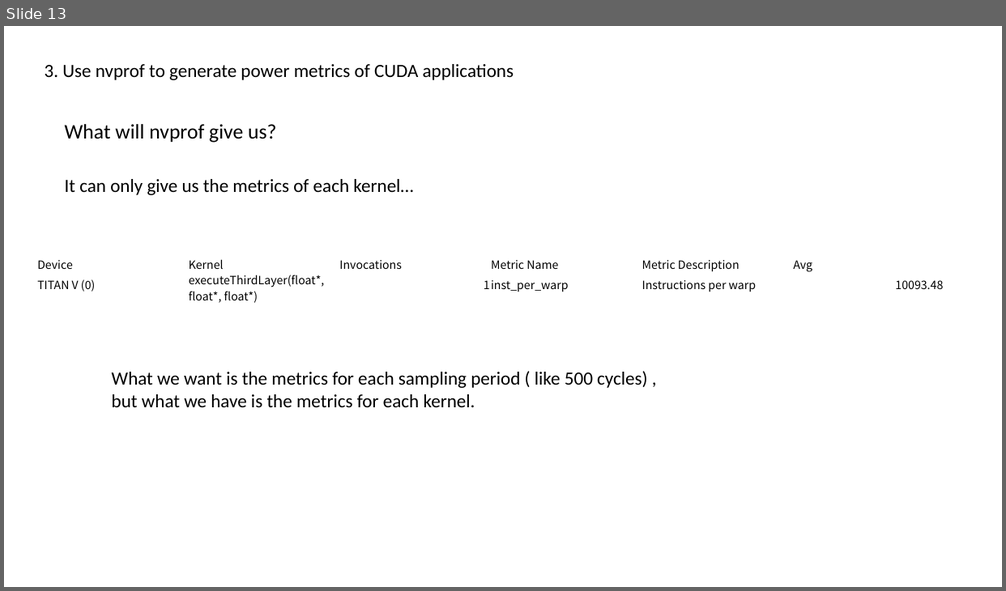
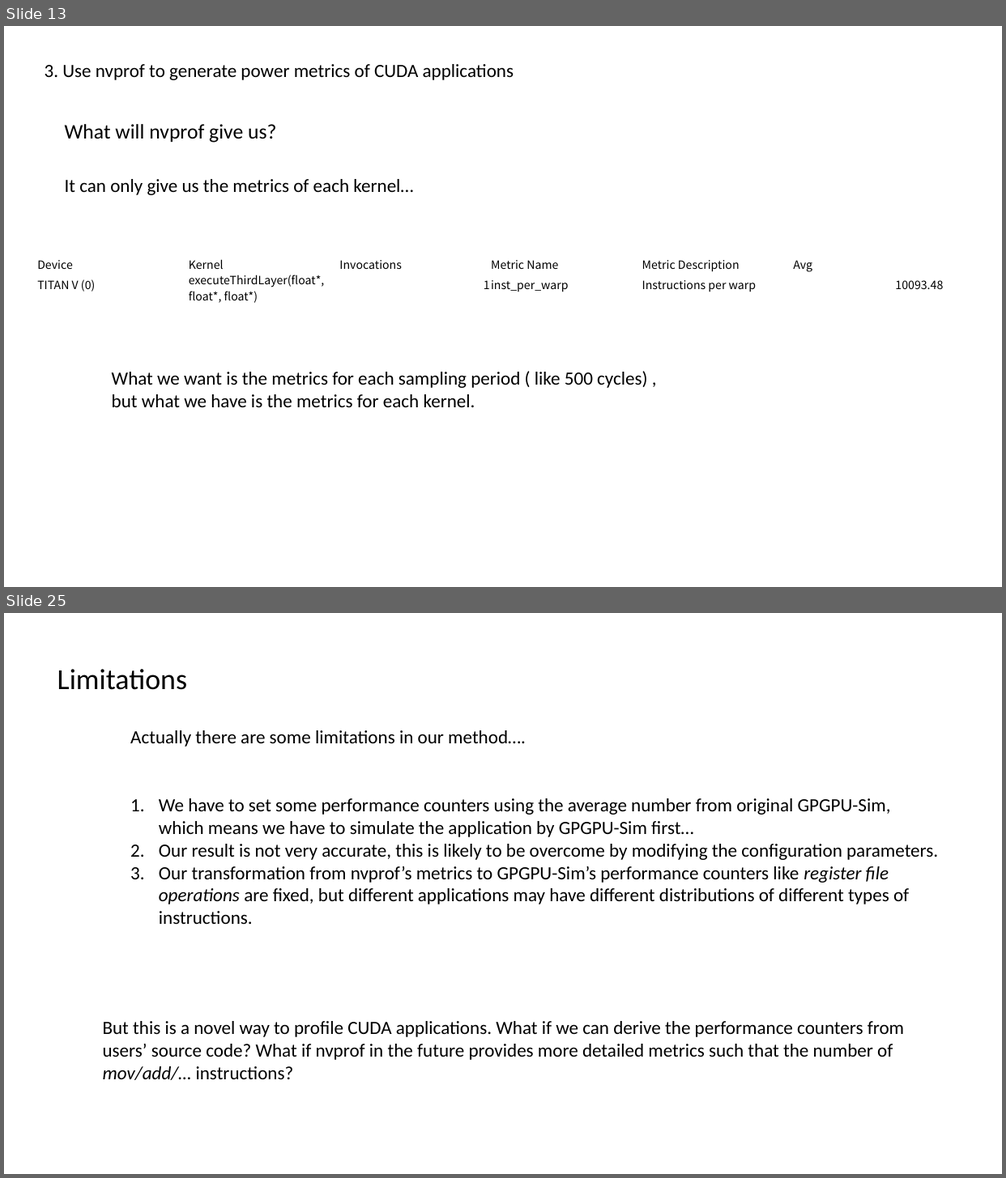
Before and after one commit to shenzongyi1997/GPU_learning, a slide deck: presentation/Shen Zongyi.pptx. Shown one above the other, each under a label of ours: slide 13 before the commit, slides 13 and 25 after it; the slides between them are not shown. The pictures are 1006x591 and 1006x1178 pixels, drawn with LibreOffice and Linux fonts; fonts in the diff are those of the drawing. Boxes give left, top, right and bottom in pixels: in the first picture for what was removed or moved away, otherwise in the second. Text is boxed around its words. In the diff, an @@ line names an element or a change of style, - is before the commit and + after.

```diff
--- a/presentation/Shen Zongyi.pptx
+++ b/presentation/Shen Zongyi.pptx
@@ slide 25 added at (x1=4, y1=613, x2=1002, y2=1174), background #FFFFFF @@
@@ text added at (x1=57, y1=669, x2=187, y2=690), 28 pt, text #000000 @@
+Limitations
@@ text added at (x1=130, y1=730, x2=526, y2=747), 18 pt, text #000000 @@
+Actually there are some limitations in our method….
@@ text added at (x1=159, y1=798, x2=938, y2=924), 18 pt, text #000000 @@
+1. We have to set some performance counters using the average number from original GPGPU-Sim, which means we have to simulate the application by GPGPU-Sim first…
+2. Our result is not very accurate, this is likely to be overcome by modifying the configuration parameters.
+3. Our transformation from nvprof’s metrics to GPGPU-Sim’s performance counters like register file operations are fixed, but different applications may have different distributions of different types of instructions.
@@ text added at (x1=103, y1=1021, x2=904, y2=1080), 18 pt, text #000000 @@
+But this is a novel way to profile CUDA applications. What if we can derive the performance counters from users’ source code? What if nvprof in the future provides more detailed metrics such that the number of mov/add/… instructions?
```
Also in this commit, not shown: 3 slides changed, 9 other slides added.
